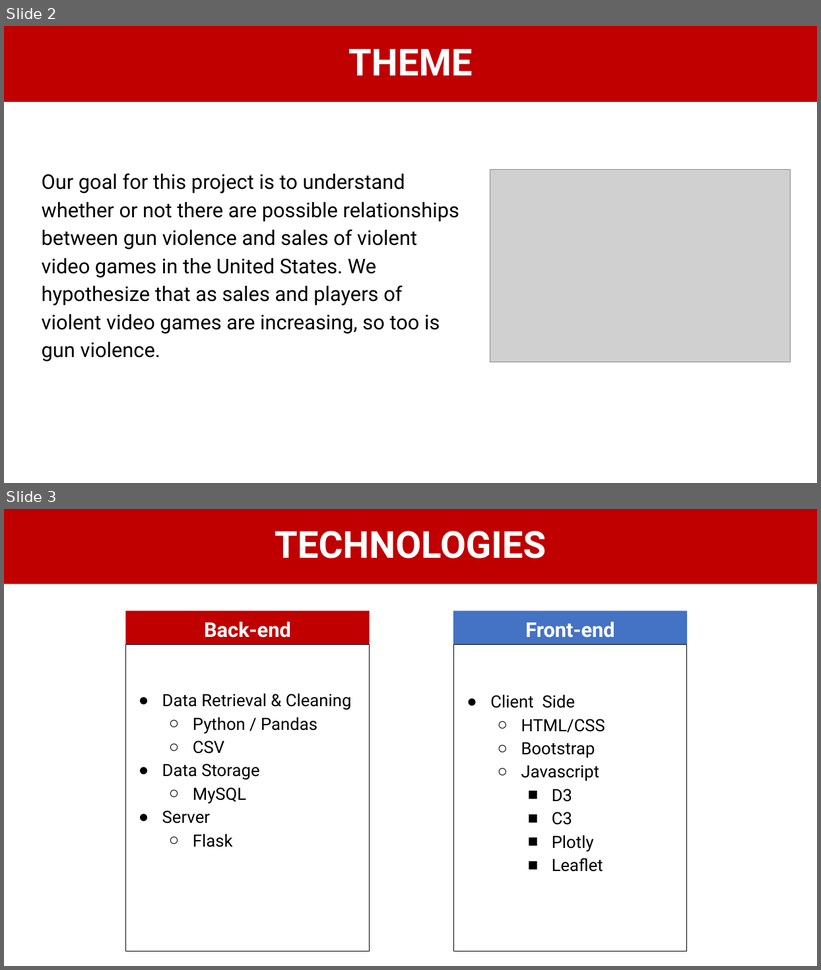
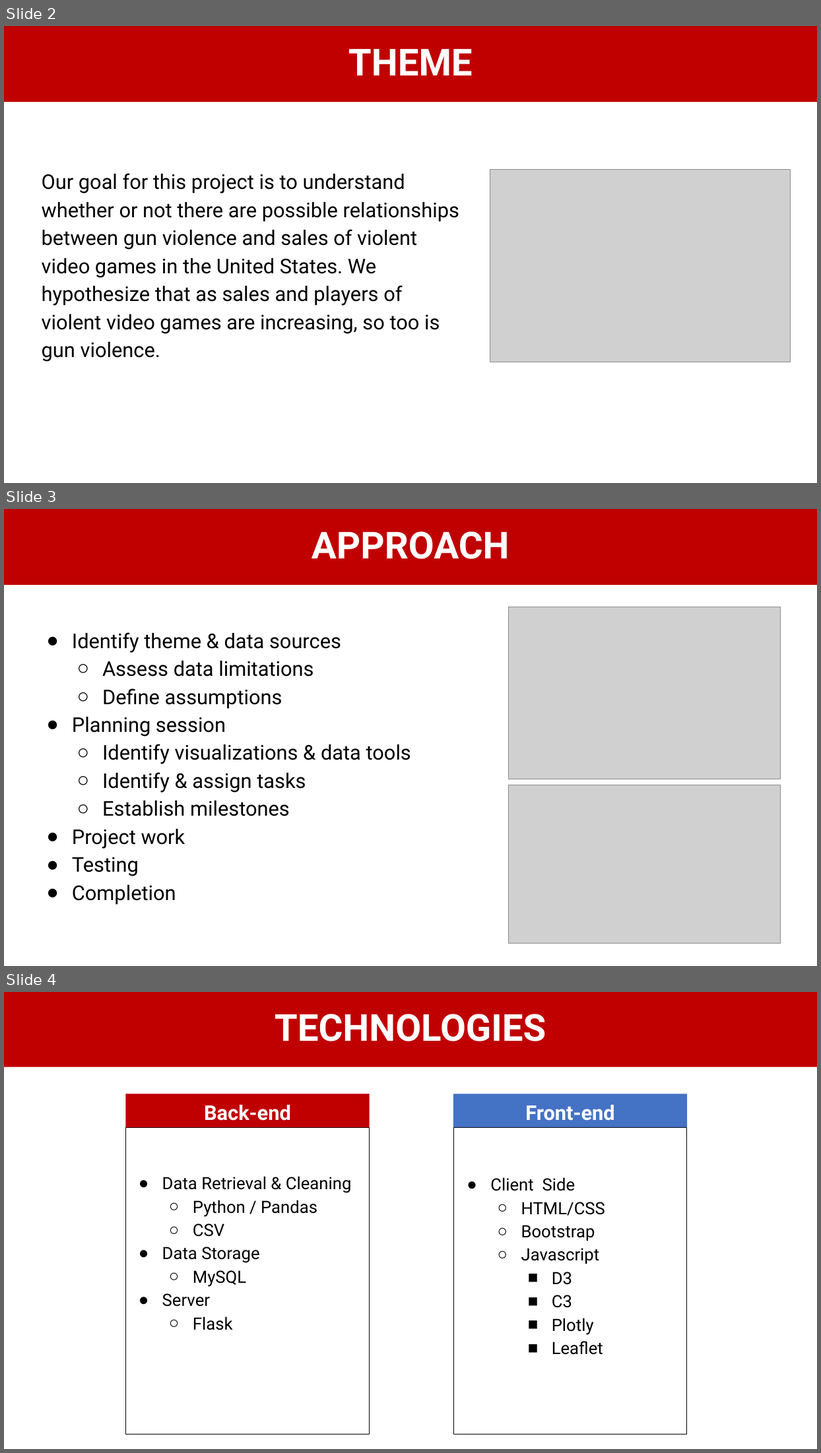
Before and after one commit to YKhmelnitskiy/Project-2, a slide deck: guns and games.pptx. Shown one above the other, each under a label of ours: slides 2 and 3 before the commit, slides 2, 3 and 4 after it. The pictures are 821x970 and 821x1453 pixels, drawn with LibreOffice and Linux fonts; fonts in the diff are those of the drawing; grey boxes stand for pictures. Boxes give left, top, right and bottom in pixels: in the first picture for what was removed or moved away, otherwise in the second. Text is boxed around its words. In the diff, an @@ line names an element or a change of style, - is before the commit and + after.

Commit message:
Upload of powerpoint

```diff
--- a/guns and games.pptx
+++ b/guns and games.pptx
@@ slide 3 added at [4, 509, 817, 966], background #FFFFFF @@
@@ title added at [4, 509, 817, 586], fill #C00000, 44 pt, text #FFFFFF, bold @@
+APPROACH
@@ picture added at [509, 607, 781, 780] @@
@@ rectangle added at [35, 621, 467, 928], outline #FFFFFF 0.75 pt, 24 pt, text #000000 @@
+● Identify theme & data sources
+  ○ Assess data limitations
+  ○ Define assumptions
+● Planning session
+  ○ Identify visualizations & data tools
+  ○ Identify & assign tasks
+  ○ Establish milestones
+● Project work
+● Testing
+● Completion
@@ picture added at [509, 786, 781, 944] @@
@@ what was slide 3 is now slide 4 @@
```
Also in this commit, not shown: 3 other files.
